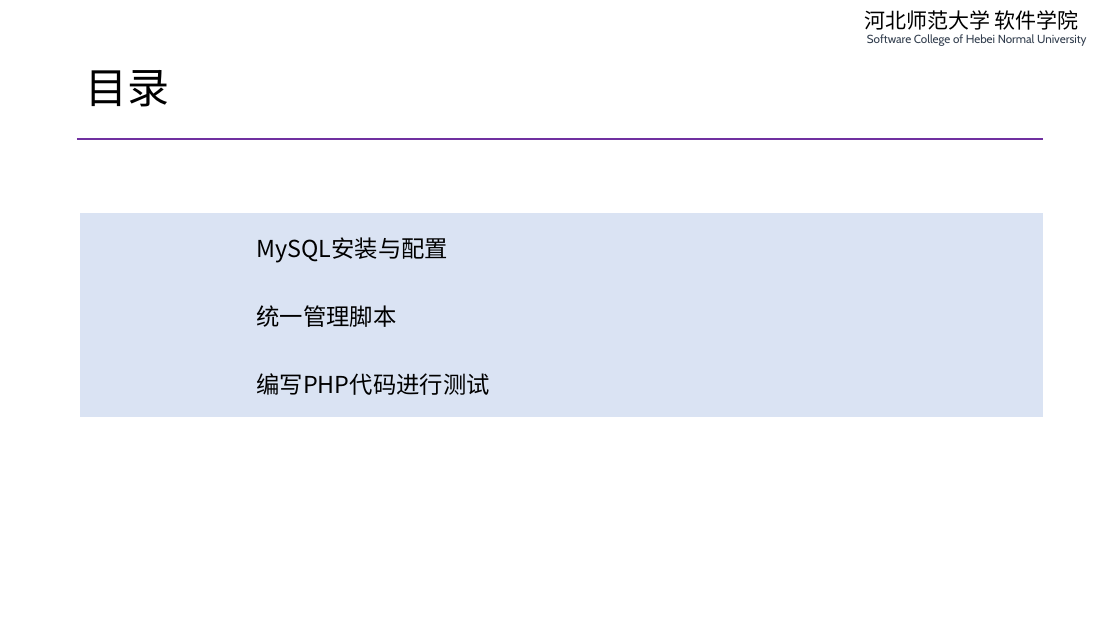
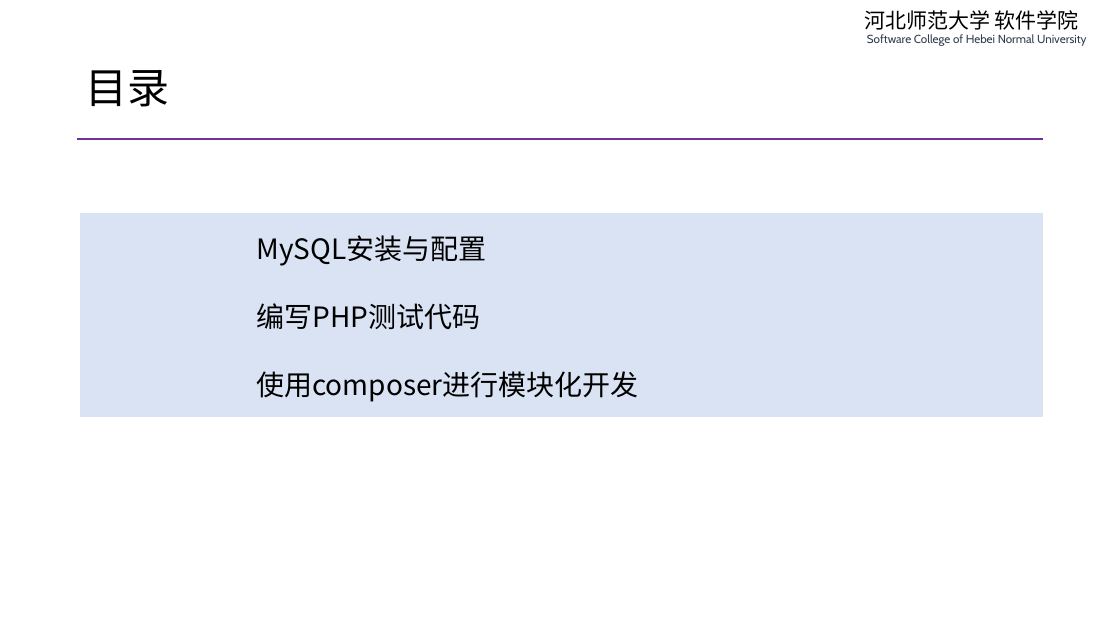
Before and after one commit to edu2act/course-php-serverside-development-on-linux, a slide deck: slide 2 of materials/slides/ch04-complete-lnmp.pptx. Drawn at 1120x630 pixels with LibreOffice and Linux fonts; fonts in the diff are those of the drawing. Boxes give left, top, right and bottom in pixels: in the first picture for what was removed or moved away, otherwise in the second. Text is boxed around its words. In the diff, an @@ line names an element or a change of style, - is before the commit and + after.

```diff
--- a/materials/slides/ch04-complete-lnmp.pptx
+++ b/materials/slides/ch04-complete-lnmp.pptx
@@ table at [80, 213, 1044, 417] @@
-row 2, column 1: 统一管理脚本
+row 2, column 1: 编写PHP测试代码
-row 3, column 1: 编写PHP代码进行测试
+row 3, column 1: 使用composer进行模块化开发
@@ size 20 to 24 pt in "MySQL安装与配置" @@
```
Also in this commit, not shown: 3 other slides changed, 1 slide added, 3 other files.
